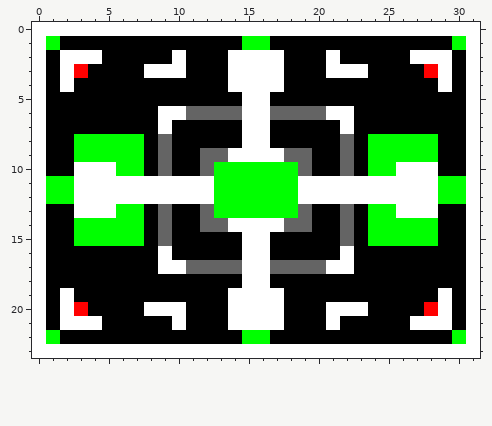
Pixel-art sprite, stored at assets/data/level1.png. The picture above was drawn from the file before the commit.
The file is 32x24 pixels. Colours within 5 levels of each other are drawn and written as one.
New version:
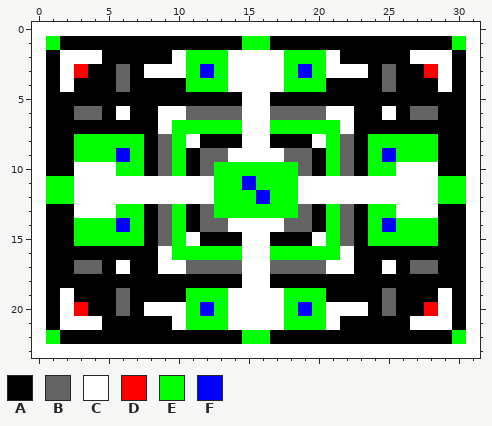
Palette (. is transparent): A #000000  B #646464  C #ffffff  D #ff0000  E #00ff00  F #0000ff
Change:
@@ x 0..31 @@
  1 CEAAAAAAAAAAAAAEEAAAAAAAAAAAAAEC
- 2 CACCCAAAAACAAACCCCAAACAAAAACCCAC
- 3 CACDAAAACCCAAACCCCAAACCCAAAADCAC
- 4 CACAAAAAAAAAAACCCCAAAAAAAAAAACAC
+ 2 CACCCAAAAACEEECCCCEEECAAAAACCCAC
+ 3 CACDAABACCCEFECCCCEFECCCABAADCAC
+ 4 CACAAABAAAAEEECCCCEEEAAAABAAACAC
  5 CAAAAAAAAAAAAAACCAAAAAAAAAAAAAAC
- 6 CAAAAAAAACCBBBBCCBBBBCCAAAAAAAAC
- 7 CAAAAAAAACAAAAACCAAAAACAAAAAAAAC
- 8 CAAEEEEEABAAAAACCAAAAABAEEEEEAAC
- 9 CAAEEEEEABAABBCCCCBBAABAEEEEEAAC
-10 CAACCCEEABAABEEEEEEBAABAEECCCAAC
-11 CEECCCCCCCCCCEEEEEECCCCCCCCCCEEC
-12 CEECCCCCCCCCCEEEEEECCCCCCCCCCEEC
-13 CAACCCEEABAABEEEEEEBAABAEECCCAAC
-14 CAAEEEEEABAABBCCCCBBAABAEEEEEAAC
-15 CAAEEEEEABAAAAACCAAAAABAEEEEEAAC
-16 CAAAAAAAACAAAAACCAAAAACAAAAAAAAC
-17 CAAAAAAAACCBBBBCCBBBBCCAAAAAAAAC
+ 6 CAABBACAACCBBBBCCBBBBCCAACABBAAC
+ 7 CAAAAAAAACEEEEECCEEEEECAAAAAAAAC
+ 8 CAAEEEEEABECAAACCAAACEBAEEEEEAAC
+ 9 CAAEEEFEABEABBCCCCBBAEBAEFEEEAAC
+10 CAACCCEEABEABEEEEEEBAEBAEECCCAAC
+11 CEECCCCCCCCCCEEFEEECCCCCCCCCCEEC
+12 CEECCCCCCCCCCEEEFEECCCCCCCCCCEEC
+13 CAACCCEEABEABEEEEEEBAEBAEECCCAAC
+14 CAAEEEFEABEABBCCCCBBAEBAEFEEEAAC
+15 CAAEEEEEABECAAACCAAACEBAEEEEEAAC
+16 CAAAAAAAACEEEEECCEEEEECAAAAAAAAC
+17 CAABBACAACCBBBBCCBBBBCCAACABBAAC
 18 CAAAAAAAAAAAAAACCAAAAAAAAAAAAAAC
-19 CACAAAAAAAAAAACCCCAAAAAAAAAAACAC
-20 CACDAAAACCCAAACCCCAAACCCAAAADCAC
-21 CACCCAAAAACAAACCCCAAACAAAAACCCAC
+19 CACAAABAAAAEEECCCCEEEAAAABAAACAC
+20 CACDAABACCCEFECCCCEFECCCABAADCAC
+21 CACCCAAAAACEEECCCCEEECAAAAACCCAC
 22 CEAAAAAAAAAAAAAEEAAAAAAAAAAAAAEC
